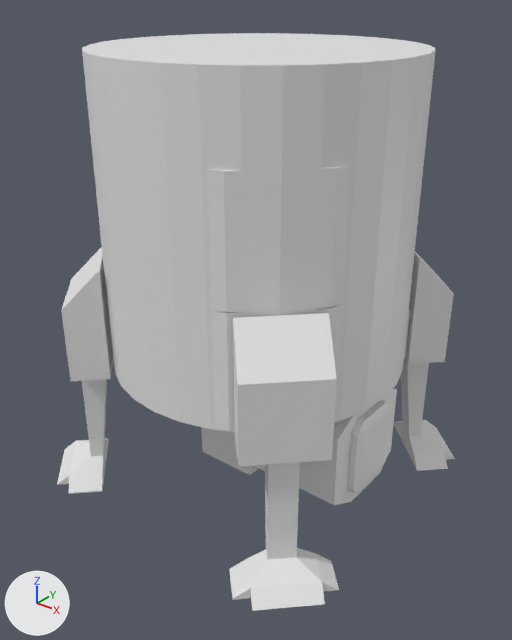
Two versions of the Blender file Assets/homestead/models/habitat.blend, one commit apart.
One viewpoint serves both versions: a 50 mm camera at (10.66, -13.42, 10.78) aimed at (0.27, -0.43, 2.73). Lighting does not change. The marker at lower left points along +X, +Y and +Z.

The scene before the commit, as lines of its bpy script (objects in view):
```python
me_cube = bpy.data.meshes.new('Cube')
me_cube.from_pydata(...)  # 262 vertices, 214 faces; spans x -6.46..1.12, y -3.7..3.76, z -1.03..1.0
me_cylinder = bpy.data.meshes.new('Cylinder')
me_cylinder.from_pydata(...)  # 72 vertices, 39 faces; spans x -1.0..1.0, y -1.0..1.0, z -1.01..1.0
me_cylinder_003 = bpy.data.meshes.new('Cylinder.003')
me_cylinder_003.from_pydata(...)  # 72 vertices, 39 faces; spans x -1.0..1.0, y -1.0..1.0, z -1.04..1.0
ob_innercylinder = bpy.data.objects.new('innerCylinder', me_cylinder_003)
ob_innercylinder.location = (0.0, 0.0, 5.46)
ob_innercylinder.scale = (3.9, 3.9, 3.9)
ob_lowerdecor = bpy.data.objects.new('lowerDecor', me_cube)
ob_lowerdecor.location = (2.73, -0.03, 3.06)
ob_lowerdecor.scale = (1.0, 1.0, 1.47)
ob_outercylinder = bpy.data.objects.new('outerCylinder', me_cylinder)
ob_outercylinder.location = (0.0, 0.0, 5.46)
ob_outercylinder.scale = (4.0, 4.0, 4.0)
ob_outercylinder.hide_viewport = True
# also in view: 'upperDecor.002' at (0.01, -3.01, 7.28); 'upperDecor' at (2.78, -0.01, 6.02); 'airlockBulk' at (1.25, 0.0, 0.0); 'upperDecor.004' at (0.01, -3.01, 5.82); 'leg' at (0.0, 0.0, 1.28)
```
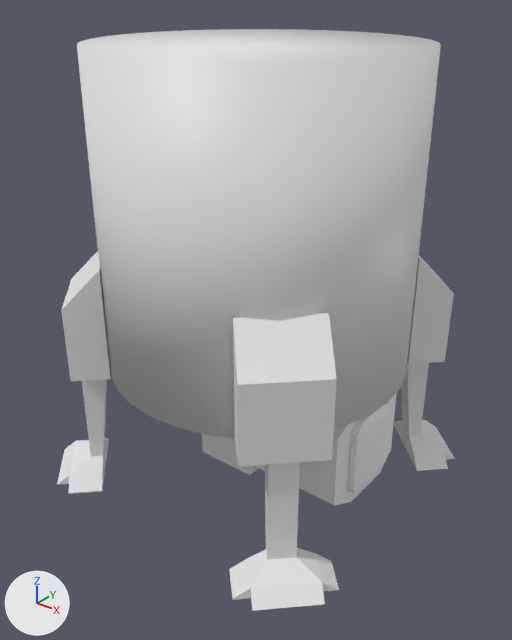
Changed parts and their boxes [x1, y1, x2, y2] in the pictures (512 x 640 px):
'outerCylinder', shown
    after: [77, 29, 441, 438]
'innerCylinder', unchanged, covered by the edit
    before: [82, 33, 435, 431]
'upperDecor', unchanged, covered by the edit
    before: [279, 165, 351, 312]
'upperDecor.004', unchanged, covered by the edit
    before: [208, 190, 282, 312]
'lowerDecor', unchanged, covered by the edit
    before: [211, 305, 410, 432]

The edits, one by one:
Object 'outerCylinder' (ob_outercylinder) is now shown.
